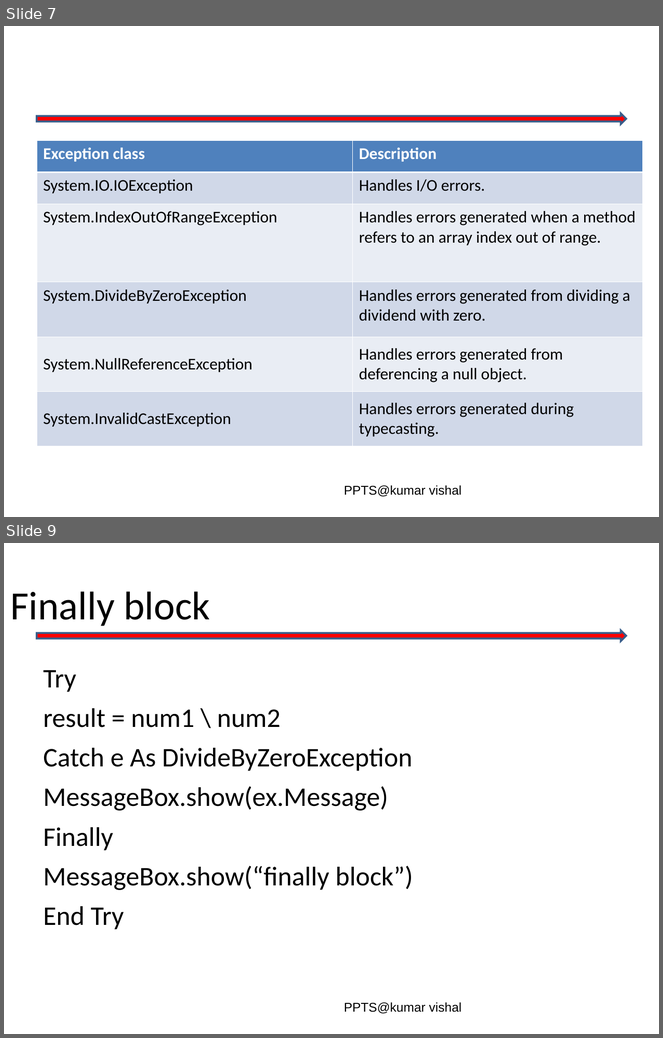
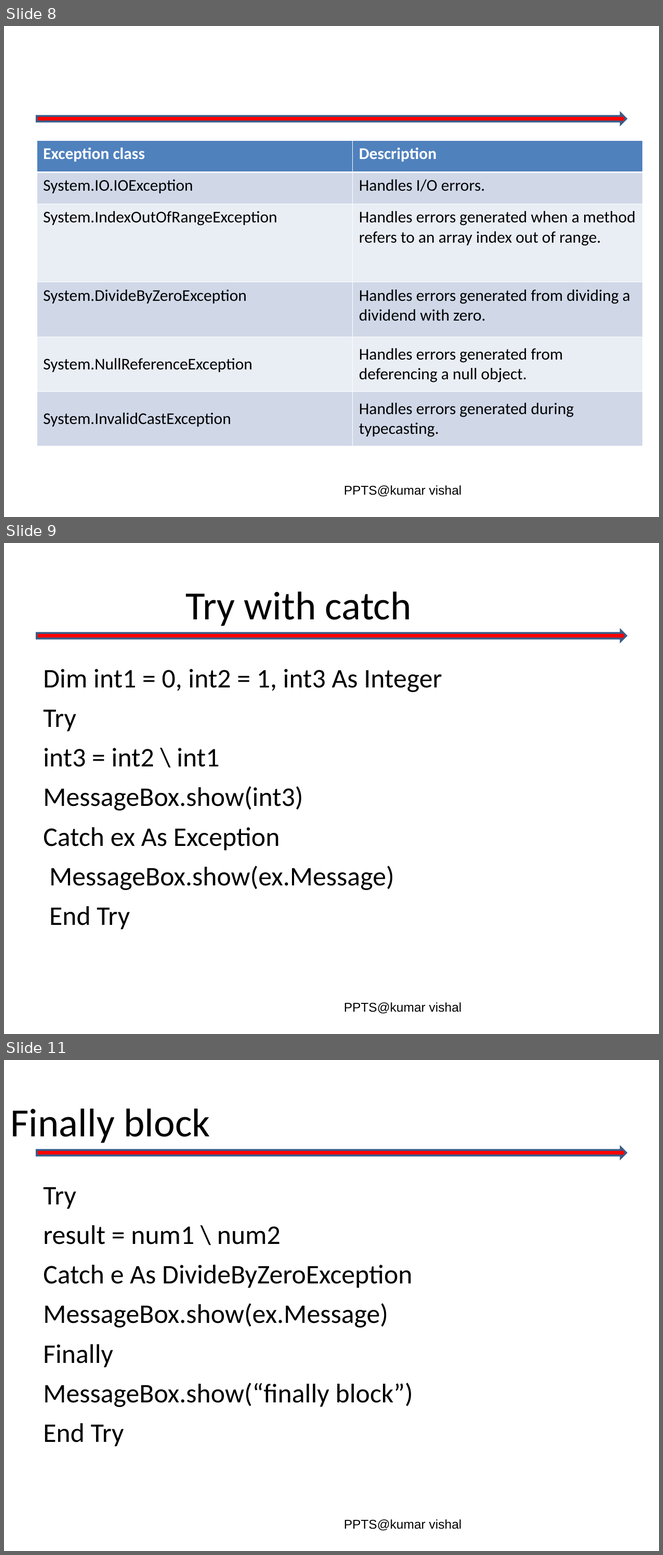
Before and after one commit to vishalamc/visualbasic, a slide deck: Exception handling.ppt. Shown one above the other, each under a label of ours: slides 7 and 9 before the commit, slides 8, 9 and 11 after it; the slides between them are not shown. The pictures are 663x1038 and 663x1555 pixels, drawn with LibreOffice and Linux fonts; fonts in the diff are those of the drawing; background and template pictures are left out. Boxes give left, top, right and bottom in pixels: in the first picture for what was removed or moved away, otherwise in the second. Text is boxed around its words. In the diff, an @@ line names an element or a change of style, - is before the commit and + after.

```diff
--- a/Exception handling.ppt
+++ b/Exception handling.ppt
@@ slide 9 added at bbox=[4, 543, 659, 1034], background #FFFFFF; not listed: 2 template elements that a slide beside it also shows @@
@@ title added at bbox=[186, 591, 412, 626], 44 pt, text #000000 @@
+Try with catch
@@ text added at bbox=[43, 669, 442, 930], 29.6 pt, text #000000 @@
+Dim int1 = 0, int2 = 1, int3 As Integer
+Try
+int3 = int2 \ int1
+MessageBox.show(int3)
+Catch ex As Exception
+MessageBox.show(ex.Message)
+End Try
@@ what was slide 7 is now slide 8 @@
@@ what was slide 9 is now slide 11 @@
```
Also in this commit, not shown: 4 slides changed, 6 other slides added, 1 slide removed, 7 other files.
